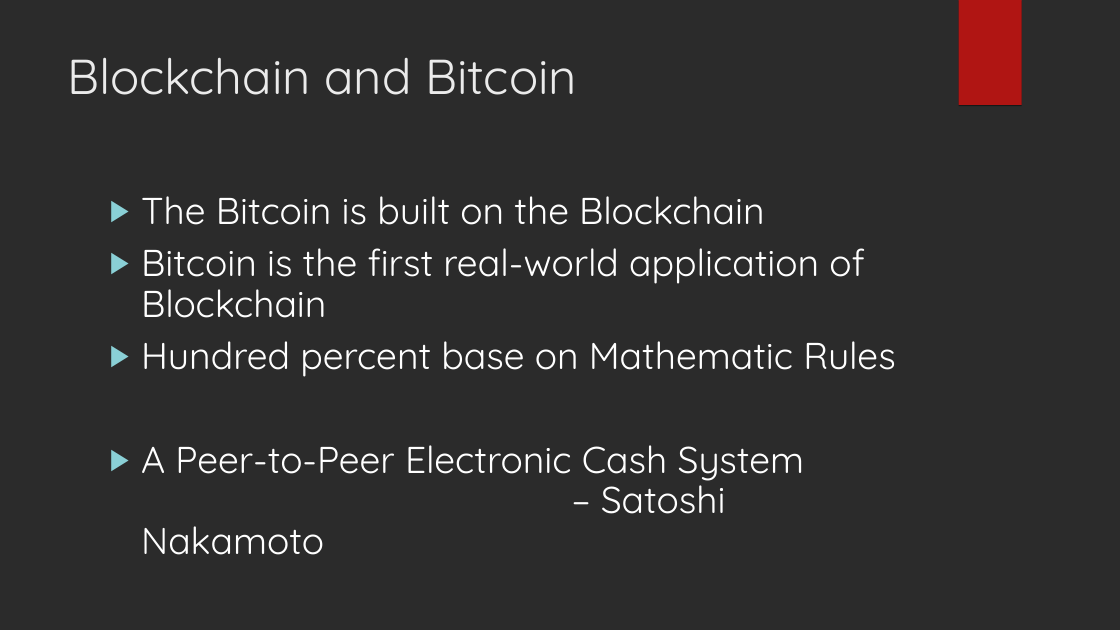
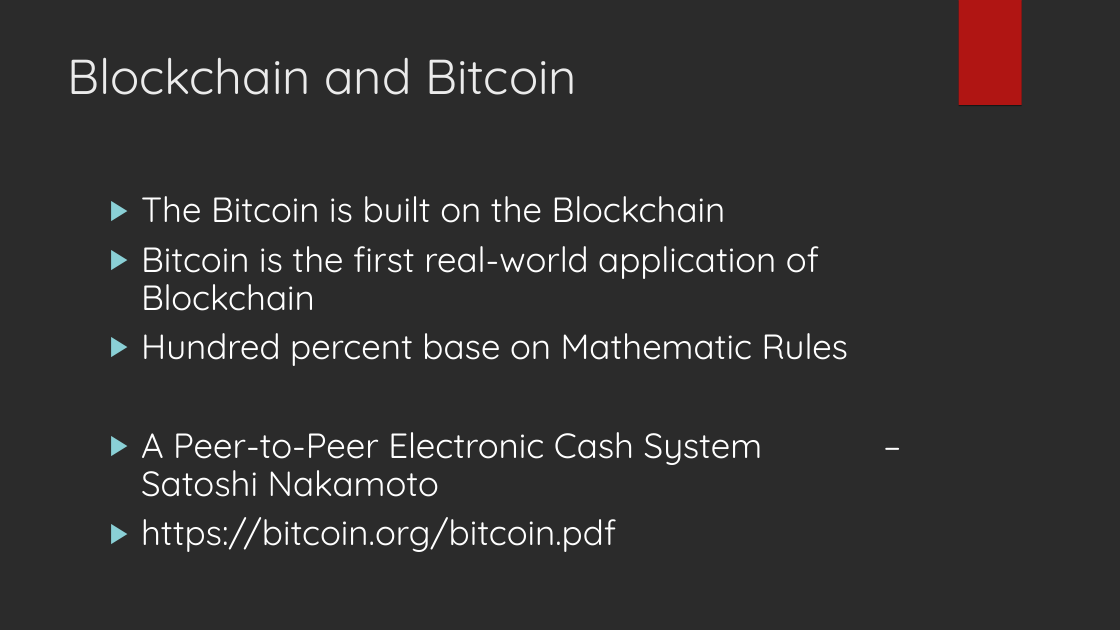
Before and after one commit to ddlzoe/PersonalBlog, a slide deck: slide 3 of Blockchain.ppt. Drawn at 1120x630 pixels with LibreOffice and Linux fonts; fonts in the diff are those of the drawing; background and template pictures are left out; a plain dark background stands for a picture behind light text. Boxes give left, top, right and bottom in pixels: in the first picture for what was removed or moved away, otherwise in the second. Text is boxed around its words. In the diff, an @@ line names an element or a change of style, - is before the commit and + after.

```diff
--- a/Blockchain.ppt
+++ b/Blockchain.ppt
@@ text at box(141, 196, 849, 497): size 32 to 30 pt in "The Bitcoin is built on the Blockchain", "Bitcoin is the first real-world application of ...", "Hundred percent base on Mathematic Rules", "A Peer-to-Peer Electronic Cash System – Satoshi ..." @@
@@ text at box(141, 517, 616, 552): paragraph added @@
+▶ https://bitcoin.org/bitcoin.pdf
```
Also in this commit, not shown: 3 other slides changed, 2 slides removed.
